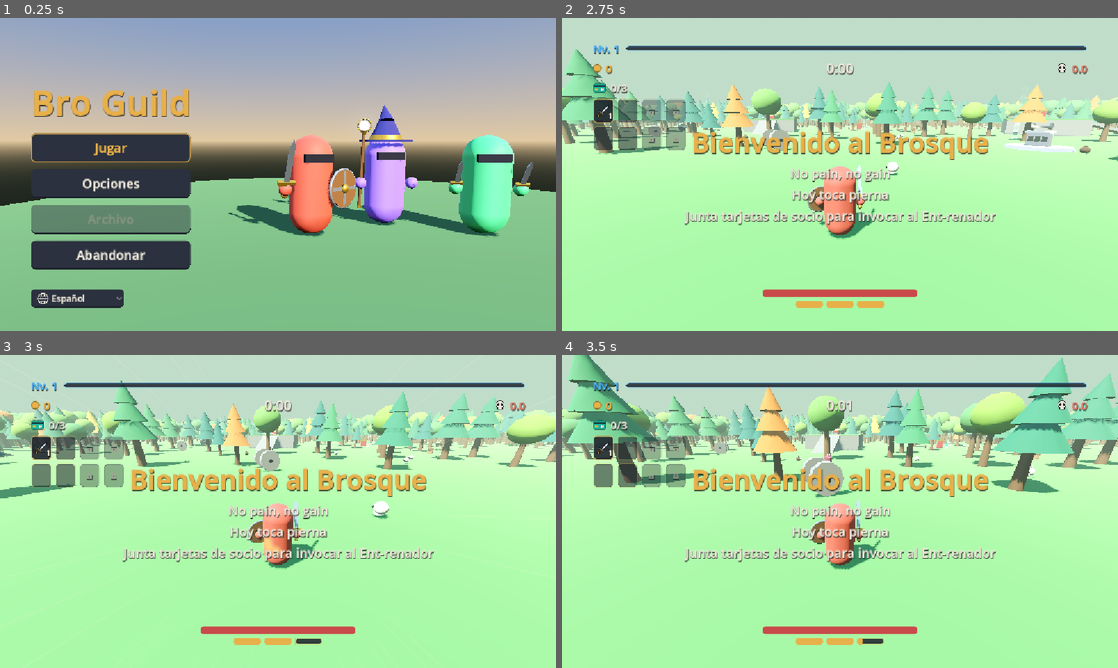
Above: before the commit, frames 1-4 (two rows, left to right).
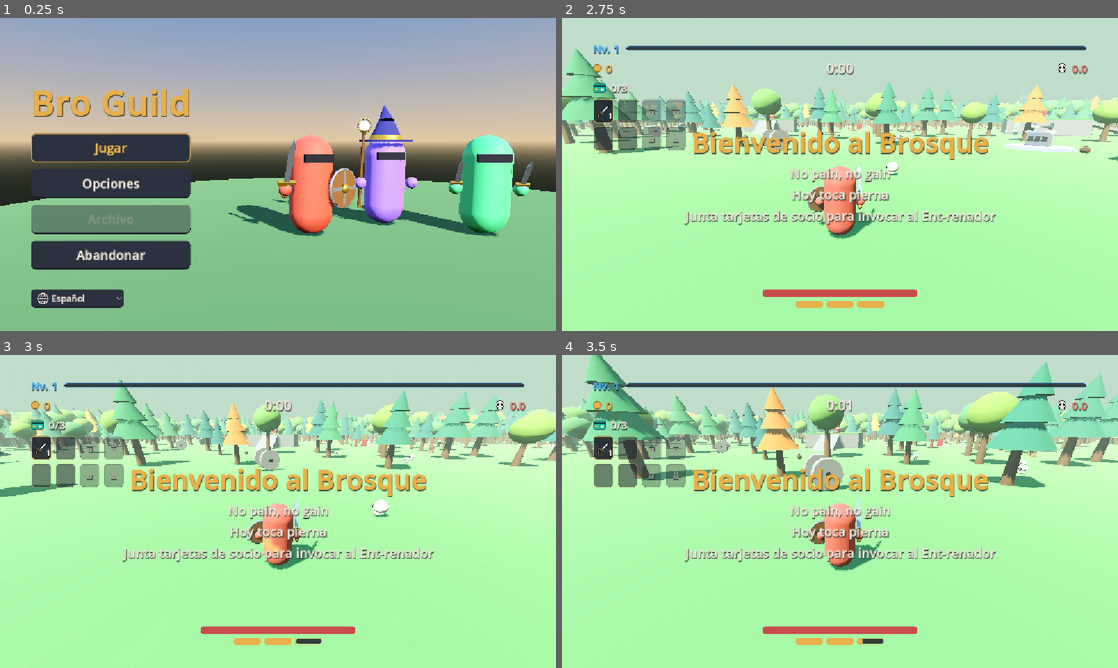
Above: after the commit, the same moments.

Repository: UriBokchoi/BroGuild
Game: Godot game, scene res://systems/run/game.tscn
Two runs of this game, one before a commit and one after it. Both use one fixed random seed, a clock stepped at 60 frames per second and the inputs below.
Inputs (mouse positions are in pixels of both pictures, inside the frame that each line leads up to):
- Up to frame 1 (0.25 s): no input
- Up to frame 2 (2.75 s): click "Jugar" at 0.5 s; click "Guerrero" at 1.25 s; click "El Brosque" at 2 s
- Up to frame 3 (3 s): tap Enter at 2.75 s; move the mouse to (305, 511) at 2.77 s; hold W (move_forward) from 2.78 s (still down); tap Shift (dash) at 2.85 s; click (305, 511) at 2.92 s
- Up to frame 4 (3.5 s): keep holding W (move_forward); tap Space (jump) at 3.02 s; tap Ctrl (slide) at 3.05 s

Frames 1-2 are identical in both runs. In frame 3, 3.9% of the frame differs, in the area x 0-100%, y 7-69%; in frame 4, 11%, in the area x 0-100%, y 0-70%.

Commit message:
fix(balance): ritmo más tranquilo, con menos enemigos, menos vida y todo algo más lento
Un 25 % menos de enemigos por segundo (picos ×2, máximo 180 a la vez), menos
vida de base y por dificultad, enemigos y jugador un 10 % más lentos, y un
30 % más de experiencia y oro por enemigo para no frenar la progresión.

Co-Authored-By: Claude Opus 5.5 <noreply@anthropic.com>

Diff:
--- a/data/enemies/ent_trainer.tres
+++ b/data/enemies/ent_trainer.tres
@@ -11,7 +11,7 @@
 
 [sub_resource type="Resource" id="Resource_stats"]
 script = ExtResource("3_stats")
-move_speed = 4.2
+move_speed = 3.8
 acceleration = 25.0
 contact_damage = 16.0
 contact_interval = 0.9
--- a/data/enemies/sapling.tres
+++ b/data/enemies/sapling.tres
@@ -7,11 +7,11 @@
 
 [sub_resource type="Resource" id="Resource_health"]
 script = ExtResource("2_health")
-max_health = 30.0
+max_health = 26.0
 
 [sub_resource type="Resource" id="Resource_stats"]
 script = ExtResource("3_stats")
-move_speed = 6.2
+move_speed = 5.6
 acceleration = 35.0
 contact_damage = 6.0
 contact_interval = 0.8
@@ -21,8 +21,8 @@
 climb_speed = 3.5
 climb_height = 1.5
 approach_spread = 30.0
-xp_reward = 0.5
-gold_reward = 0.5
+xp_reward = 0.65
+gold_reward = 0.65
 
 [resource]
 script = ExtResource("1_data")
--- a/data/enemies/shooter.tres
+++ b/data/enemies/shooter.tres
@@ -9,11 +9,11 @@
 
 [sub_resource type="Resource" id="Resource_health"]
 script = ExtResource("2_health")
-max_health = 30.0
+max_health = 26.0
 
 [sub_resource type="Resource" id="Resource_stats"]
 script = ExtResource("3_stats")
-move_speed = 3.4
+move_speed = 3.1
 acceleration = 20.0
 contact_damage = 4.0
 contact_interval = 0.8
@@ -22,8 +22,8 @@
 separation_weight = 0.6
 approach_spread = 40.0
 keep_distance = 11.0
-xp_reward = 2.0
-gold_reward = 2.0
+xp_reward = 2.6
+gold_reward = 2.6
 
 [resource]
 script = ExtResource("1_data")
--- a/data/enemies/swarmer.tres
+++ b/data/enemies/swarmer.tres
@@ -7,11 +7,11 @@
 
 [sub_resource type="Resource" id="Resource_health"]
 script = ExtResource("2_health")
-max_health = 45.0
+max_health = 38.0
 
 [sub_resource type="Resource" id="Resource_stats"]
 script = ExtResource("3_stats")
-move_speed = 5.1
+move_speed = 4.6
 acceleration = 30.0
 contact_damage = 8.0
 contact_interval = 0.8
@@ -21,8 +21,8 @@
 climb_speed = 3.5
 climb_height = 1.5
 approach_spread = 25.0
-xp_reward = 1.0
-gold_reward = 1.0
+xp_reward = 1.3
+gold_reward = 1.3
 
 [resource]
 script = ExtResource("1_data")
--- a/data/player/movement.tres
+++ b/data/player/movement.tres
@@ -4,8 +4,8 @@
 
 [resource]
 script = ExtResource("1_n2jko")
-run_speed = 7.6
-sprint_speed = 9.8
+run_speed = 6.8
+sprint_speed = 8.8
 sprint_delay = 2.0
 ground_acceleration = 25.0
 ground_deceleration = 50.0
@@ -21,17 +21,17 @@
 wall_jump_speed = 8.5
 wall_jump_chain_cost = 0.5
 wall_jump_reach = 0.75
-dash_speed = 24.0
+dash_speed = 21.6
 dash_duration = 0.2
-dash_exit_speed = 10.2
+dash_exit_speed = 9.2
 dash_cost = 1.0
 dash_min_speed = 3.0
 air_dashes = 1
 dash_jump_window = 0.15
 dash_jump_height = 2.0
 dash_jump_cost = 1.0
-slide_min_speed = 5.1
-slide_max_speed = 18.7
+slide_min_speed = 4.6
+slide_max_speed = 16.8
 slide_friction = 5.0
 slide_gravity = 30.0
 slide_turn_speed = 3.141592653589793
--- a/data/waves/brosque.tres
+++ b/data/waves/brosque.tres
@@ -9,7 +9,7 @@
 
 [sub_resource type="Curve" id="Curve_rate"]
 _limits = [0.0, 20.0, 0.0, 20.0]
-_data = [Vector2(0, 0.8), 0.0, 0.35, 1, 1, Vector2(2, 1.5), 0.35, 0.3333333, 1, 1, Vector2(5, 2.5), 0.3333333, 0.5, 1, 1, Vector2(8, 4), 0.5, 0.5, 1, 1, Vector2(10, 5), 0.5, 6.0, 1, 1, Vector2(10.5, 8), 6.0, 0.8888889, 1, 1, Vector2(15, 12), 0.8888889, 0.4, 1, 1, Vector2(20, 14), 0.4, 0.0, 1, 1]
+_data = [Vector2(0, 0.6), 0.0, 0.25, 1, 1, Vector2(2, 1.1), 0.25, 0.2666667, 1, 1, Vector2(5, 1.9), 0.2666667, 0.3666667, 1, 1, Vector2(8, 3), 0.3666667, 0.375, 1, 1, Vector2(10, 3.75), 0.375, 4.5, 1, 1, Vector2(10.5, 6), 4.5, 0.6666667, 1, 1, Vector2(15, 9), 0.6666667, 0.3, 1, 1, Vector2(20, 10.5), 0.3, 0.0, 1, 1]
 point_count = 8
 
 [sub_resource type="Curve" id="Curve_elite"]
@@ -19,7 +19,7 @@
 
 [sub_resource type="Curve" id="Curve_health"]
 _limits = [0.0, 200.0, 0.0, 20.0]
-_data = [Vector2(0, 1), 0.0, 0.1666667, 1, 1, Vector2(3, 1.5), 0.1666667, 0.3333333, 1, 1, Vector2(6, 2.5), 0.3333333, 0.5, 1, 1, Vector2(9, 4), 0.5, 1.0, 1, 1, Vector2(10, 5), 1.0, 7.0, 1, 1, Vector2(11, 12), 7.0, 9.0, 1, 1, Vector2(13, 30), 9.0, 15.0, 1, 1, Vector2(15, 60), 15.0, 18.0, 1, 1, Vector2(20, 150), 18.0, 0.0, 1, 1]
+_data = [Vector2(0, 1), 0.0, 0.1333333, 1, 1, Vector2(3, 1.4), 0.1333333, 0.2666667, 1, 1, Vector2(6, 2.2), 0.2666667, 0.4, 1, 1, Vector2(9, 3.4), 0.4, 0.8, 1, 1, Vector2(10, 4.2), 0.8, 4.8, 1, 1, Vector2(11, 9), 4.8, 6.5, 1, 1, Vector2(13, 22), 6.5, 11.5, 1, 1, Vector2(15, 45), 11.5, 13.0, 1, 1, Vector2(20, 110), 13.0, 0.0, 1, 1]
 point_count = 9
 
 [sub_resource type="Curve" id="Curve_damage"]
@@ -59,8 +59,8 @@
 spawn_rate = SubResource("Curve_rate")
 peak_interval = 60.0
 peak_duration = 10.0
-peak_multiplier = 2.5
-max_alive = 250
+peak_multiplier = 2.0
+max_alive = 180
 min_spawn_distance = 16.0
 max_spawn_distance = 24.0
 enemies = Array[ExtResource("2_entry")]([SubResource("Resource_swarmer"), SubResource("Resource_shooter")])
--- a/entities/enemies/ent_trainer/ent_trainer.tscn
+++ b/entities/enemies/ent_trainer/ent_trainer.tscn
@@ -386,7 +386,7 @@
 reps = 3
 windup = 0.9
 rep_windup = 0.5
-speed = 20.0
+speed = 18.0
 distance = 16.0
 damage_factor = 1.25
 lane = NodePath("Lane")
Not shown, changed: docs/DECISIONES.md
